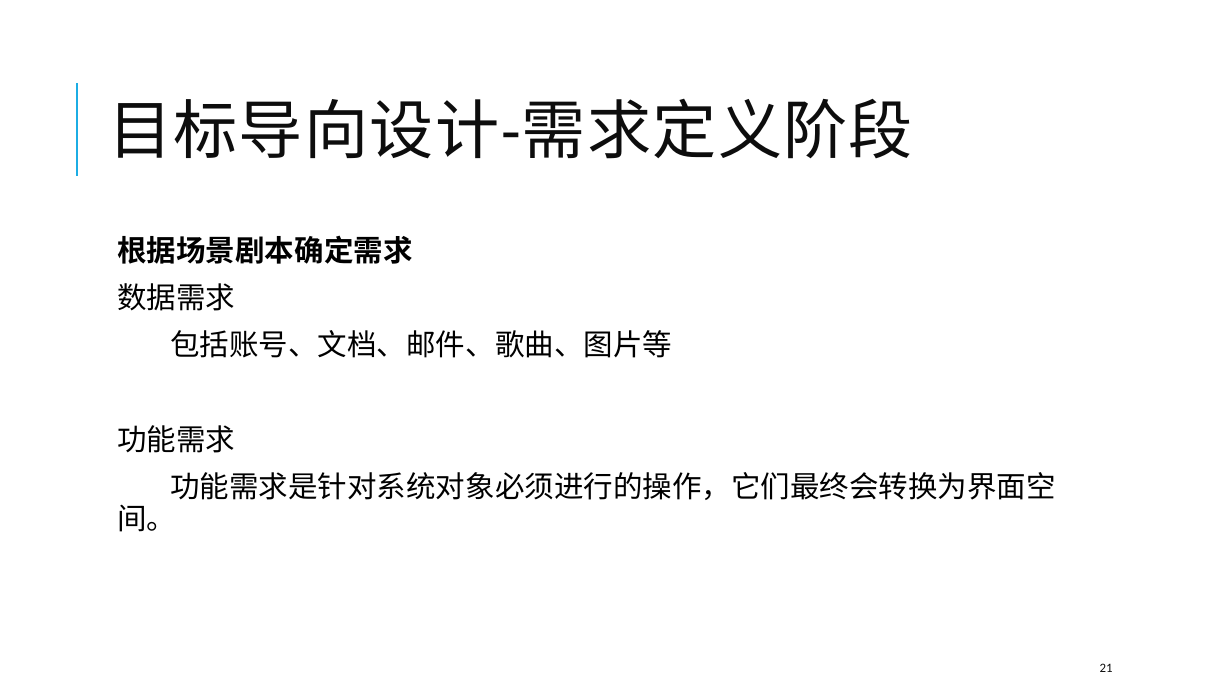
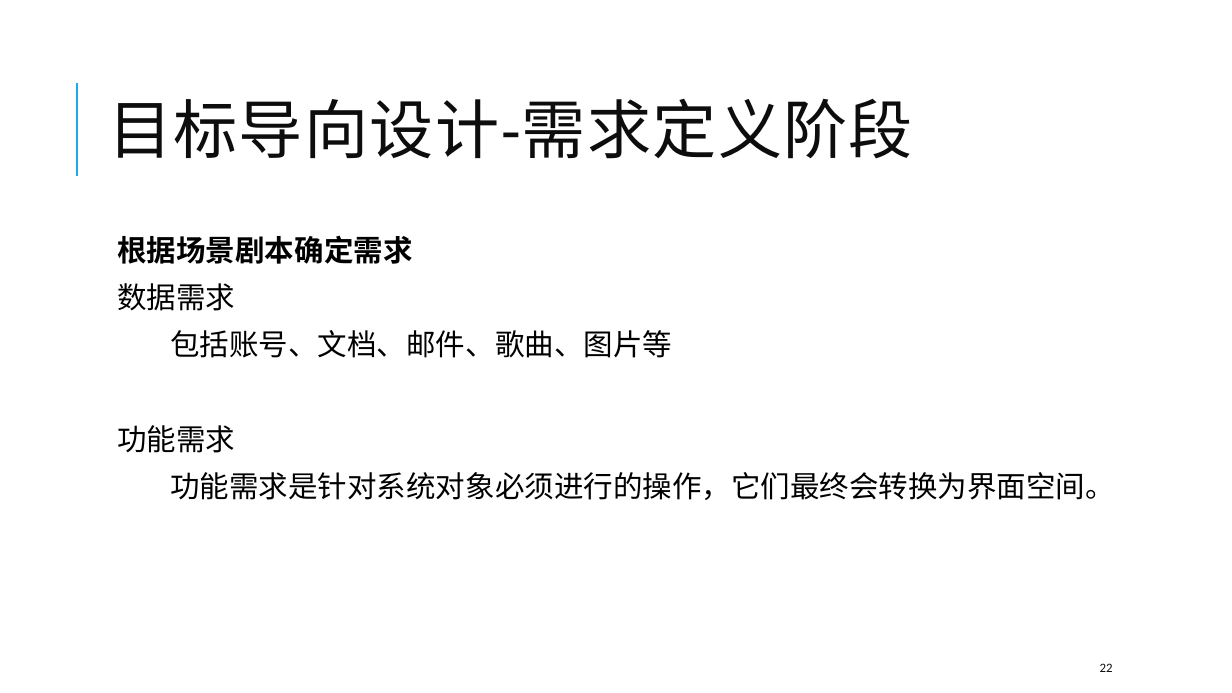
Before and after one commit to SoftwareRequirtmentsG02/Document, a slide deck: slide 22 of PPT/UML/界面原形G02.pptx (slide 21 before the commit). Drawn at 1232x693 pixels with LibreOffice and Linux fonts; fonts in the diff are those of the drawing. Boxes give left, top, right and bottom in pixels: in the first picture for what was removed or moved away, otherwise in the second. Text is boxed around its words. In the diff, an @@ line names an element or a change of style, - is before the commit and + after.

Commit message:
update 界面原型PPT

```diff
--- a/PPT/UML/界面原形G02.pptx
+++ b/PPT/UML/界面原形G02.pptx
@@ text "根据场景剧本确定需求" rewrapped from (117, 235, 1056, 532) to (117, 235, 1115, 500) @@
@@ page number at (1100, 663, 1113, 672): text changed @@
-21
+22
```
Also in this commit, not shown: 9 other slides changed, 4 slides added.
